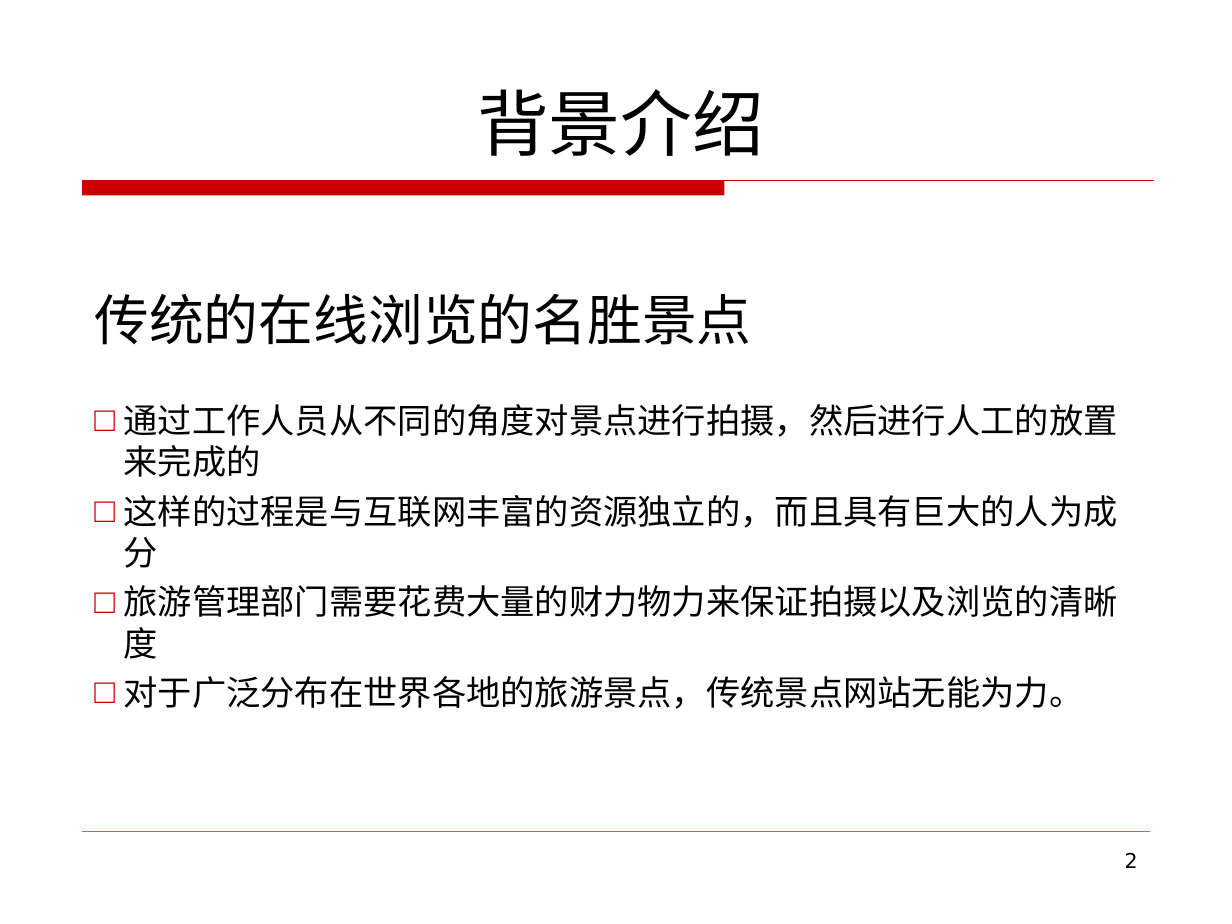
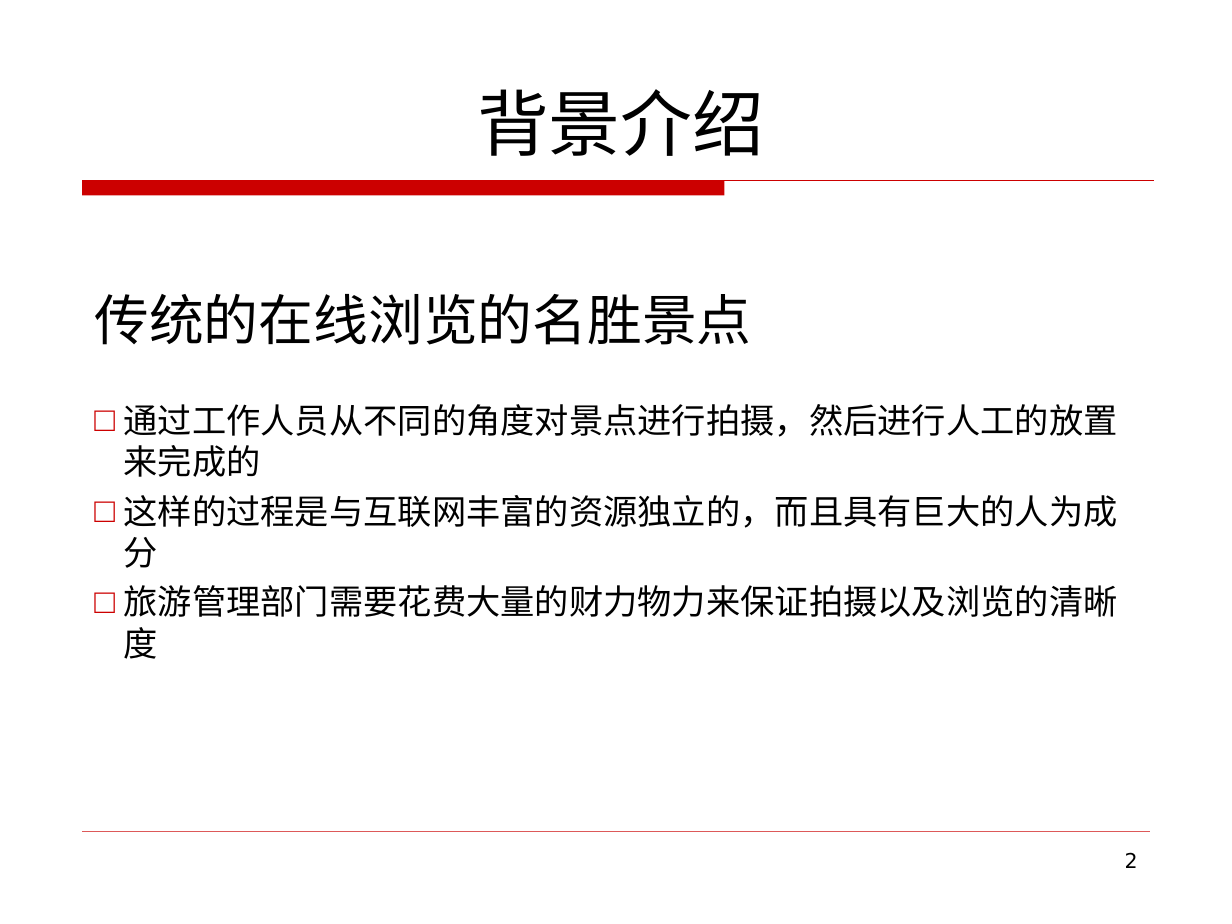
Before and after one commit to zym1010/photo_tourism_ZJU, a slide deck: slide 2 of ppt/基于相似图像及矩阵分解的景物浏览系统结题.ppt. Drawn at 1232x924 pixels with LibreOffice and Linux fonts; fonts in the diff are those of the drawing. Boxes give left, top, right and bottom in pixels: in the first picture for what was removed or moved away, otherwise in the second. Text is boxed around its words. In the diff, an @@ line names an element or a change of style, - is before the commit and + after.

```diff
--- a/ppt/基于相似图像及矩阵分解的景物浏览系统结题.ppt
+++ b/ppt/基于相似图像及矩阵分解的景物浏览系统结题.ppt
@@ text at (124, 676, 1084, 709): paragraph removed @@
-□ 对于广泛分布在世界各地的旅游景点，传统景点网站无能为力。
```
Also in this commit, not shown: 9 other slides changed, 9 slides added, 2 slides removed.
